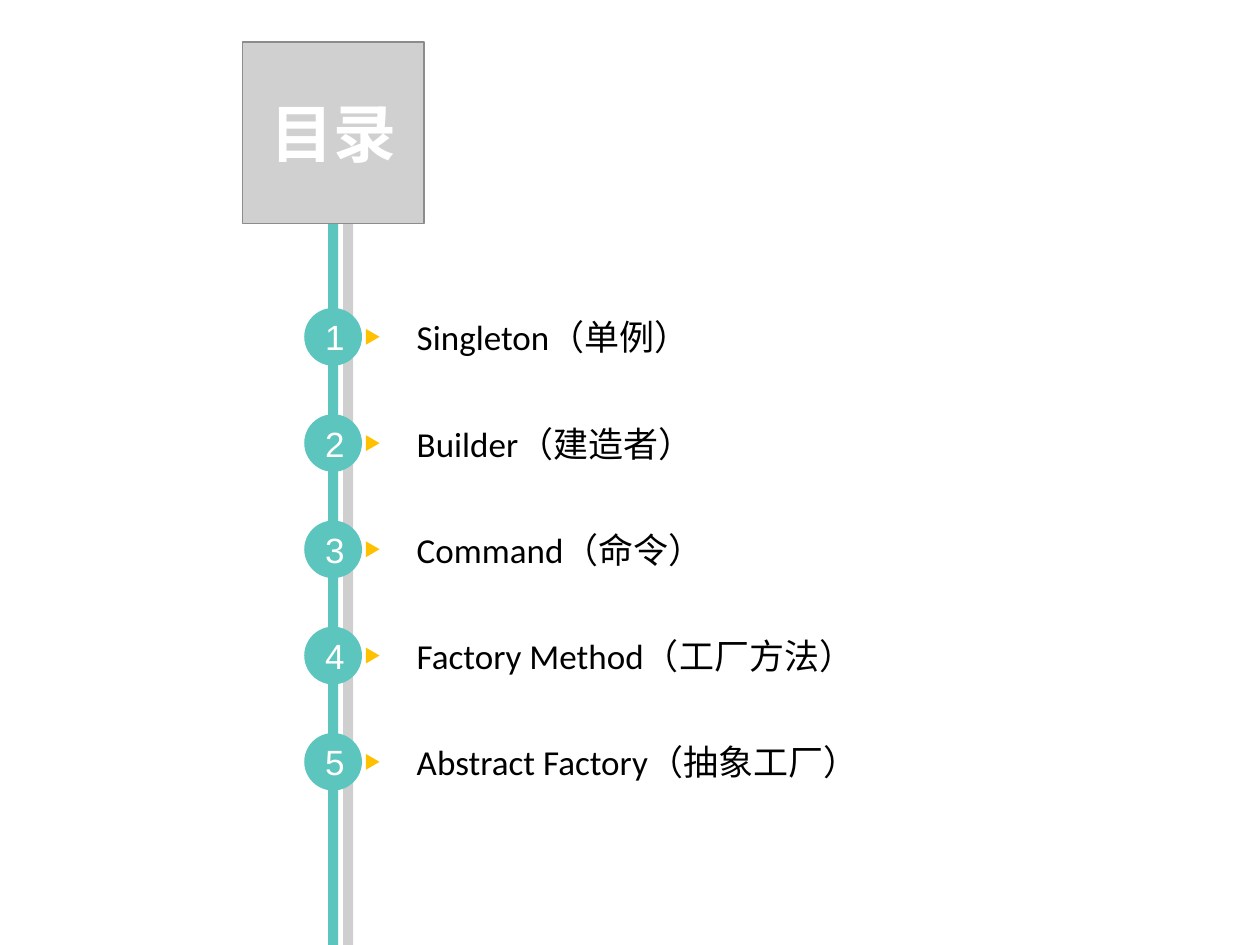
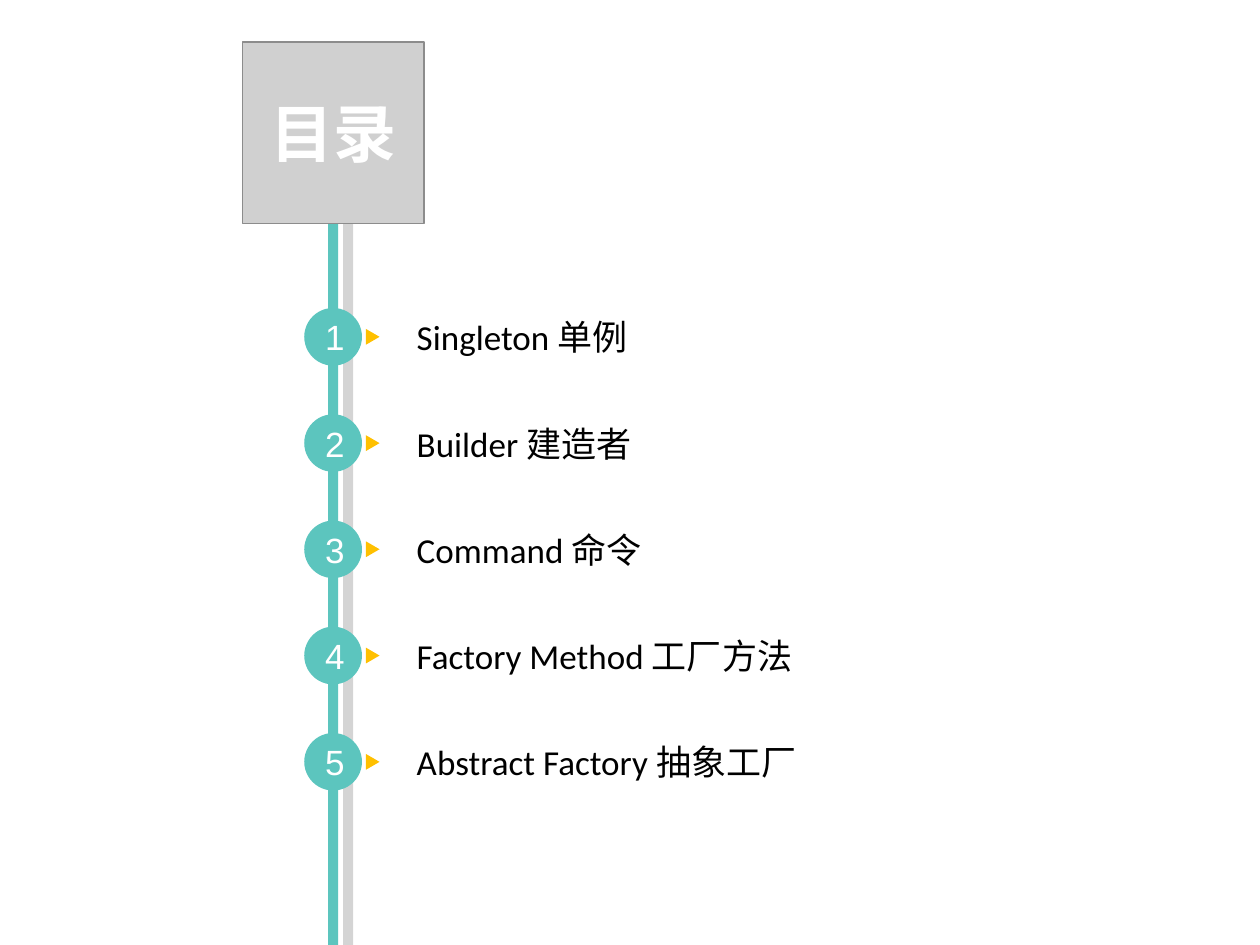
Before and after one commit to PlumpMath/DesignPattern-108, a slide deck: slide 2 of doc/Design Pattern.ppt. Drawn at 1260x945 pixels with LibreOffice and Linux fonts; fonts in the diff are those of the drawing; grey boxes stand for pictures. Boxes give left, top, right and bottom in pixels: in the first picture for what was removed or moved away, otherwise in the second. Text is boxed around its words. In the diff, an @@ line names an element or a change of style, - is before the commit and + after.

Commit message:
Update.

```diff
--- a/doc/Design Pattern.ppt
+++ b/doc/Design Pattern.ppt
@@ text at <box>417,320,627,356</box>: text changed @@
-Singleton（单例）
+Singleton 单例
@@ text at <box>417,427,631,460</box>: text changed @@
-Builder（建造者）
+Builder 建造者
@@ text at <box>417,533,642,566</box>: text changed @@
-Command（命令）
+Command 命令
@@ text at <box>417,639,792,675</box>: text changed @@
-Factory Method（工厂方法）
+Factory Method 工厂方法
@@ text at <box>417,745,796,781</box>: text changed @@
-Abstract Factory（抽象工厂）
+Abstract Factory 抽象工厂
```
Also in this commit, not shown: 7 other slides changed, 2 slides added, 2 slides removed.
